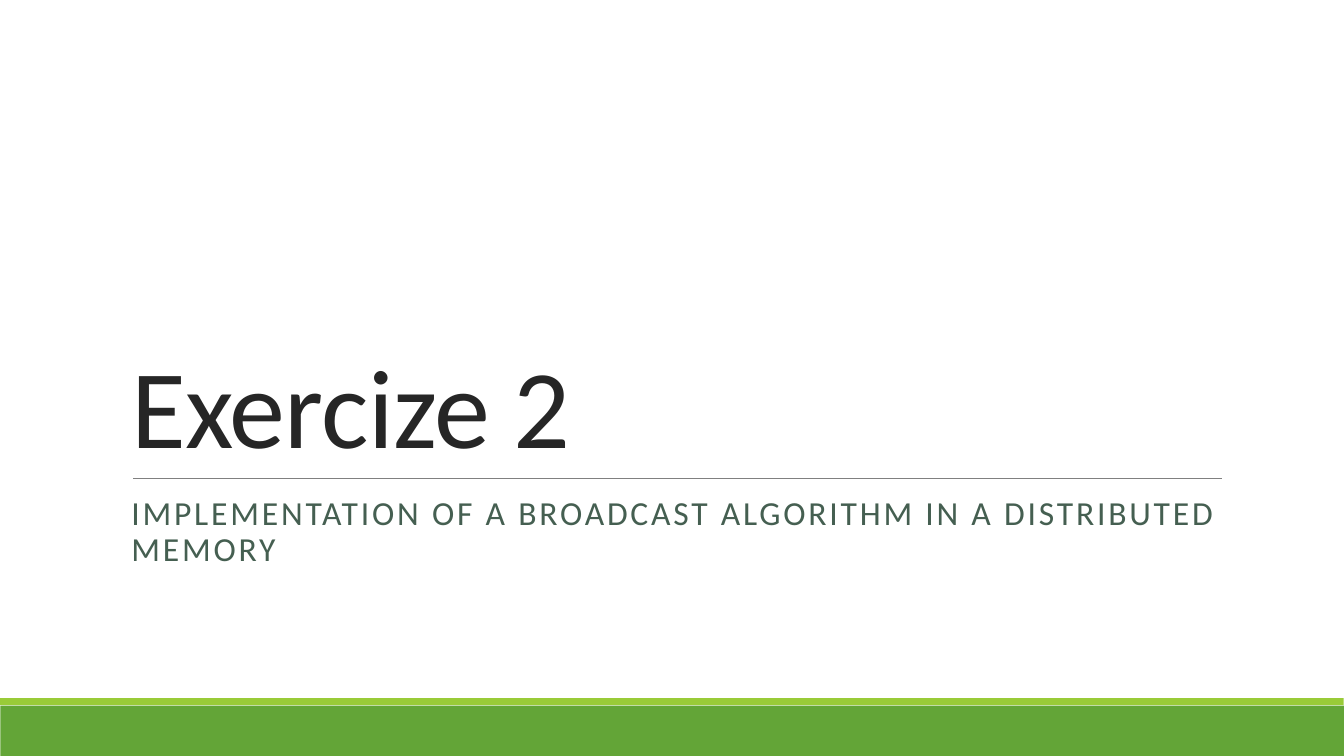
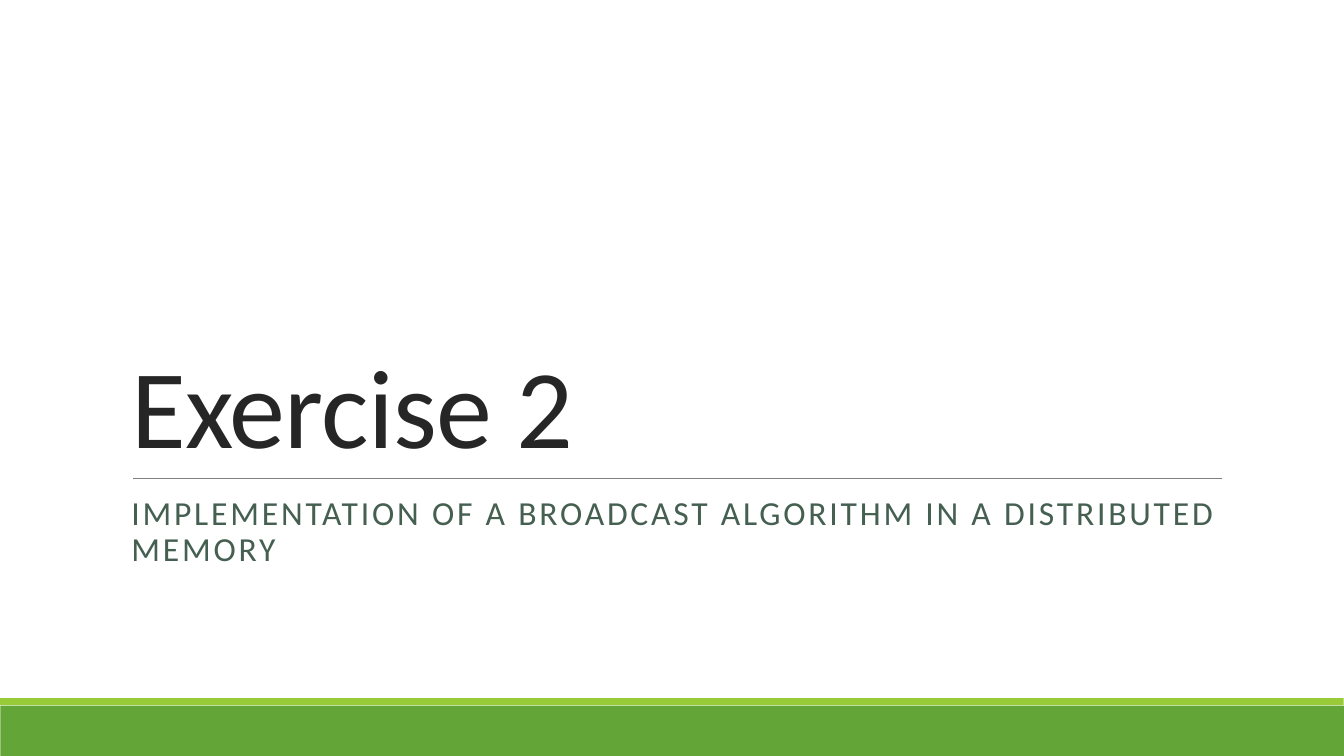
Before and after one commit to 3sara/HPC_Final, a slide deck: slide 1 of Exercise_2.pptx. Drawn at 1344x756 pixels with LibreOffice and Linux fonts; fonts in the diff are those of the drawing. Boxes give left, top, right and bottom in pixels: in the first picture for what was removed or moved away, otherwise in the second. Text is boxed around its words. In the diff, an @@ line names an element or a change of style, - is before the commit and + after.

Commit message:
update presentations

```diff
--- a/Exercise_2.pptx
+++ b/Exercise_2.pptx
@@ title at [131, 371, 573, 449]: text changed @@
-Exercize 2
+Exercise 2
```
Also in this commit, not shown: 2 other slides changed, 3 other files.
